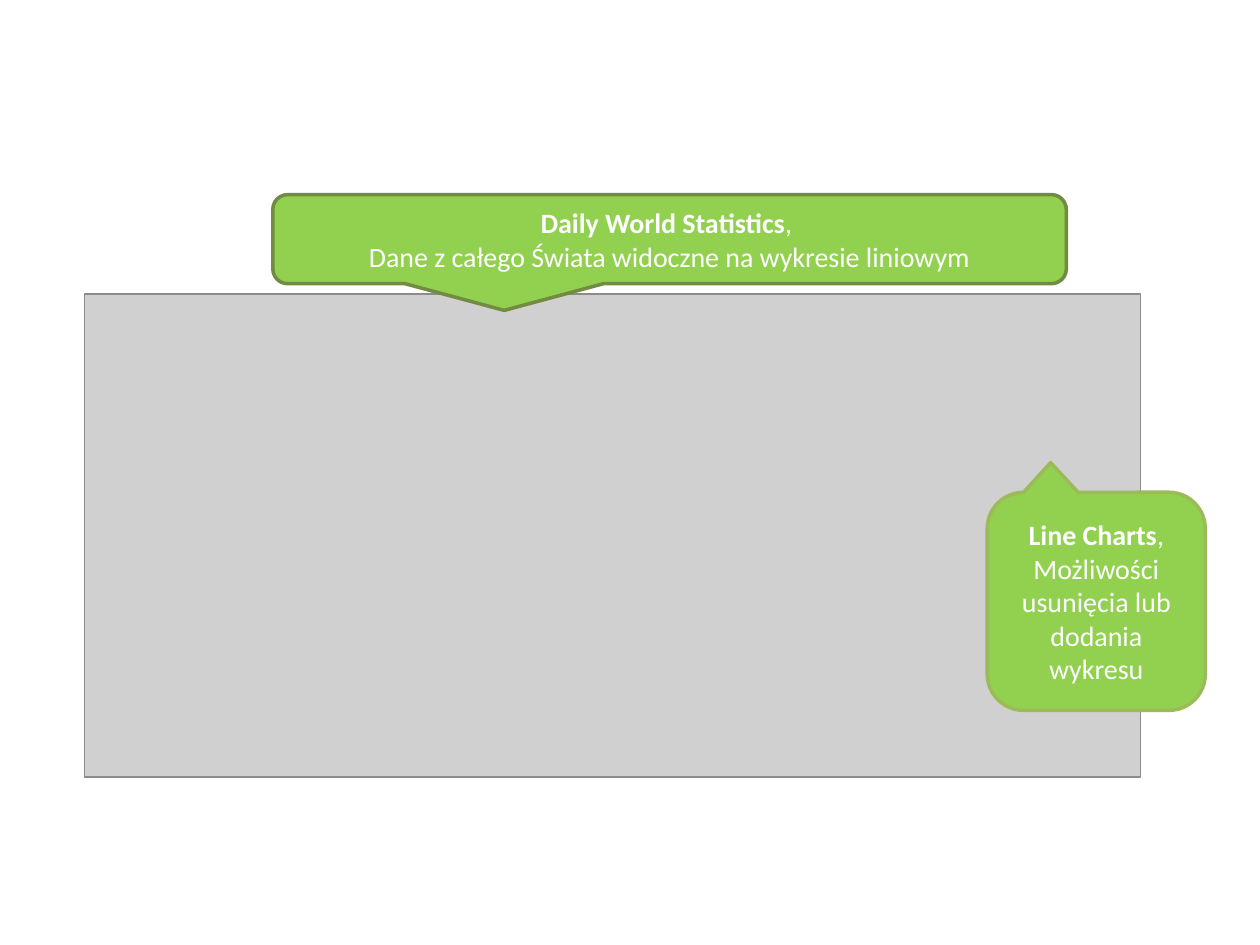
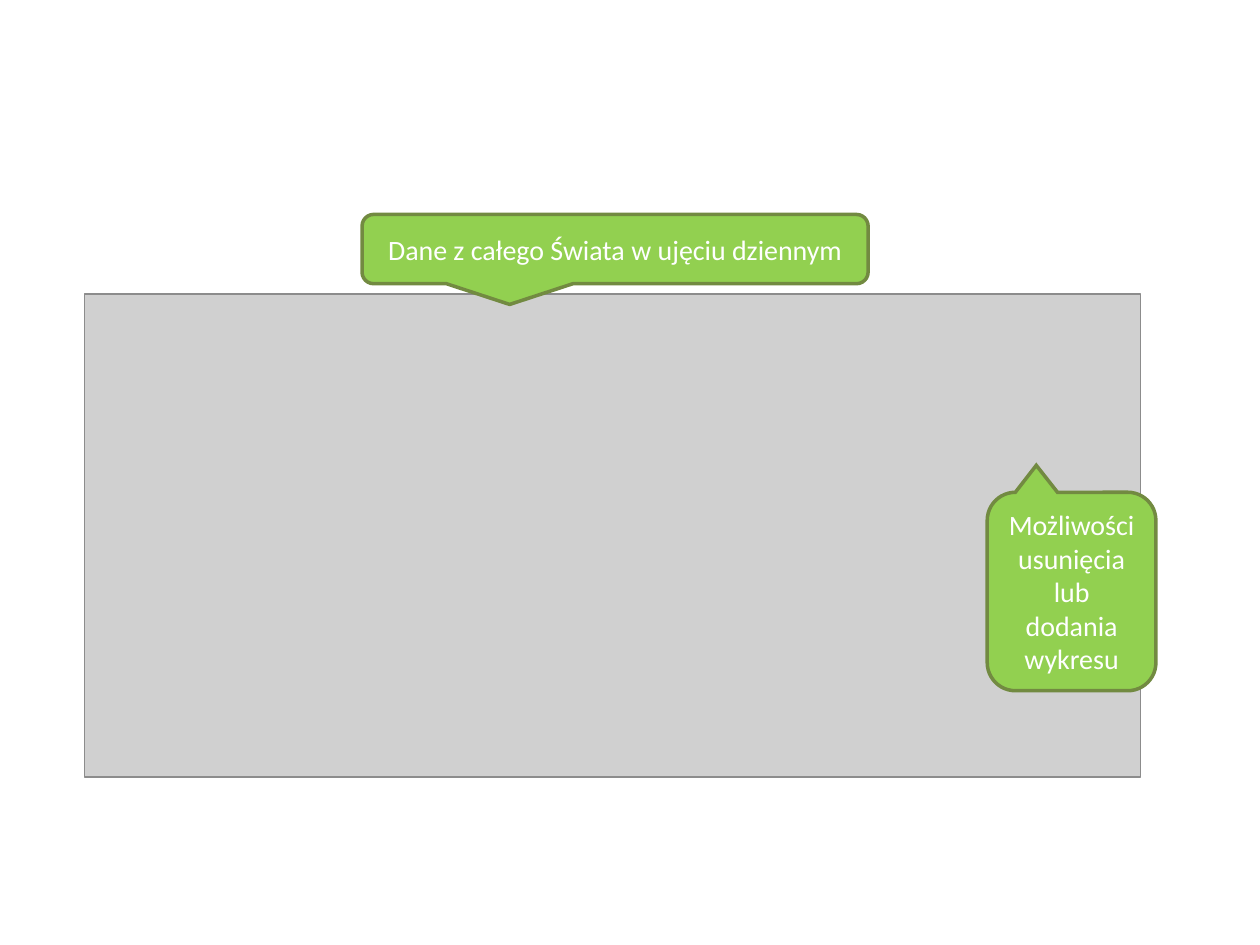
Before and after one commit to janiszewskibartlomiej/COVID-19-Thesis-Postgraduate_studies_on_WSB, a slide deck: slide 5 of WSB_prezentacja_pracy_dyplomowej.pptx. Drawn at 1260x945 pixels with LibreOffice and Linux fonts; fonts in the diff are those of the drawing; grey boxes stand for pictures; background and template pictures are left out. Boxes give left, top, right and bottom in pixels: in the first picture for what was removed or moved away, otherwise in the second. Text is boxed around its words. In the diff, an @@ line names an element or a change of style, - is before the commit and + after.

```diff
--- a/WSB_prezentacja_pracy_dyplomowej.pptx
+++ b/WSB_prezentacja_pracy_dyplomowej.pptx
@@ rounded speech box "Dane z całego Świata w ...": place and size @@
-rounded speech box "Dane z całego Świata w ..." at box(273, 195, 1067, 285)
+rounded speech box "Dane z całego Świata w ..." at box(362, 214, 868, 284)
@@ text in rounded speech box at box(388, 237, 842, 265): text changed @@
-Daily World Statistics,
-Dane z całego Świata widoczne na wykresie liniowym
+Dane z całego Świata w ujęciu dziennym
@@ rounded speech box "Możliwości usunięcia lub dodania wykresu": place and size @@
-rounded speech box "Możliwości usunięcia lub dodania wykresu" at box(987, 493, 1205, 711)
+rounded speech box "Możliwości usunięcia lub dodania wykresu" at box(987, 493, 1155, 690)
@@ rounded speech box "Możliwości usunięcia lub dodania wykresu" at box(987, 493, 1155, 690): outline #9BBB59 2 pt to #738A42 2 pt @@
@@ text in rounded speech box at box(1009, 515, 1135, 674): text changed @@
-Line Charts, Możliwości usunięcia lub dodania wykresu
+Możliwości usunięcia lub dodania wykresu
```
Also in this commit, not shown: 6 other slides changed, 1 slide added, 1 slide removed, 2 other files.
